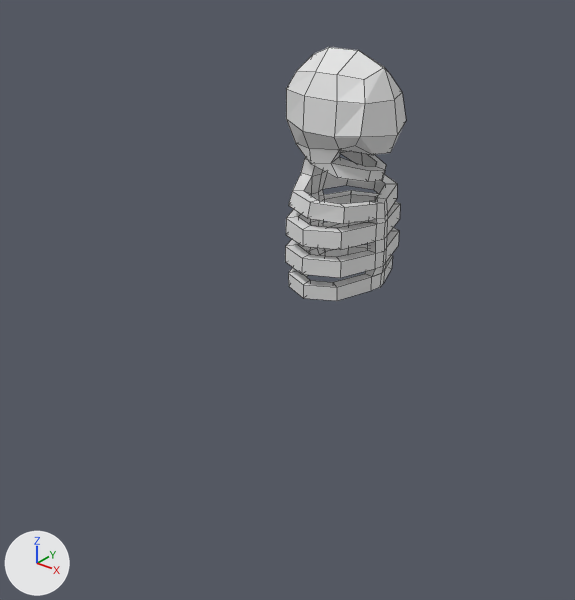
The Blender file Dungeon Crawler/Assets/Visual Assets/Blender Files/Skeleton.blend, before and after one commit.
Both versions are drawn from a camera (50 mm lens) standing at (6.32, -9.1, 4.97) and looking at (-0.66, -0.38, -0.43). The lights are fixed; the arrows at lower left show +X, +Y and +Z. Mesh edges are drawn as thin lines.

The scene before the commit, as lines of its bpy script (objects in view):
```python
me_cube = bpy.data.meshes.new('Cube')
me_cube.from_pydata(...)  # 174 vertices, 161 faces; spans x -0.73..0.9, y 0.0..1.0, z 0.02..3.34
me_cube.materials.append(mat_material)  # white #e7e7e7
ob_cube = bpy.data.objects.new('Cube', me_cube)
ob_cube.location = (0.0, 0.0, 0.0)
_m = ob_cube.modifiers.new('Mirror', 'MIRROR')
_m.use_axis = (False, True, False)
_m.use_clip = True
```
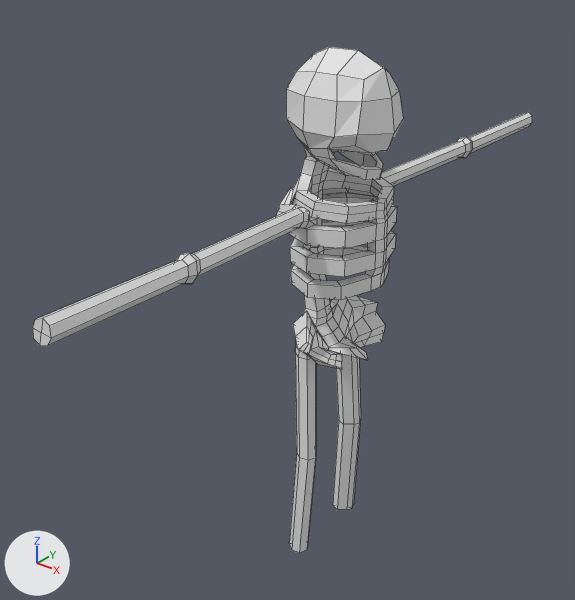
Changed parts and their boxes [x1, y1, x2, y2] in the pictures (575 x 600 px):
```json
{"object": "Cube", "change": "reshaped", "before": [285, 47, 406, 301], "after": [33, 47, 532, 553], "on screen": "310% wider, 99% taller"}
{"part": 1, "of": "me_cube", "change": "built on", "before": [285, 69, 406, 301], "after": [33, 69, 532, 553]}
```

Edits to the scene script, one JSON object a line:
```json
{"block": "me_cube", "where": "# used by ob_cube; location = (0.0, 0.0, 0.0)"}
{"op": "remove", "block": "me_cube", "code": "me_cube.from_pydata(...)  # 174 vertices, 161 faces; spans x -0.73..0.9, y 0.0..1.0, z 0.02..3.34"}
{"op": "add", "block": "me_cube", "code": "me_cube.from_pydata(...)  # 362 vertices, 345 faces; spans x -0.73..0.86, y 0.0..5.44, z -4.9..3.34"}
{"block": "me_cube", "change": "me_cube part 1"}
{"block": "me_cube", "change": "18 faces are deleted"}
{"block": "me_cube", "change": "11 vertices in x -0.28..0.58, y 0.57..0.93, z 0.02..1.42 move by (0.0, -0.09, -0.01)"}
{"block": "me_cube", "change": "11 vertices in x -0.25..0.51, y 0.63..1.0, z 0.04..1.45 move by (0.0, -0.1, -0.02)"}
{"block": "me_cube", "change": "9 vertices in x -0.25..0.58, y 0.56..0.99, z 0.24..1.47 move by (0.0, -0.09, -0.02)"}
{"block": "me_cube", "change": "6 vertices in x -0.65..0.74, y 0.0..0.2, z 0.85..1.82 move by (-0.04, 0.0, 0.01)"}
{"block": "me_cube", "change": "5 vertices in x 0.14..0.58, y 0.66..0.89, z 0.03..1.46 move by (0.0, -0.1, -0.01)"}
{"block": "me_cube", "change": "4 vertices in x -0.61..-0.36, y 0.0..0.2, z 0.05..0.84 move by (-0.03, 0.0, 0.01)"}
{"block": "me_cube", "change": "45 vertices move from x -0.67..0.9, y 0.0..0.81, z 0.03..2.78 to x -0.67..0.86, y 0.0..0.72, z 0.03..2.8"}
{"block": "me_cube", "change": "177 vertices are added at x -0.64..0.77, y 0.0..5.44, z -4.9..1.62"}
{"block": "me_cube", "change": "6 new vertices lie (0.26, 2.25, 0.12) away from vertices in x -0.15..0.09, y 0.96..0.99, z 1.07..1.37"}
{"block": "me_cube", "change": "5 new vertices lie (0.09, 0.07, -1.8) away from vertices in x -0.36..0.02, y 0.34..0.69, z -1.14..-1.12"}
{"block": "me_cube", "change": "202 new faces join them"}
```
